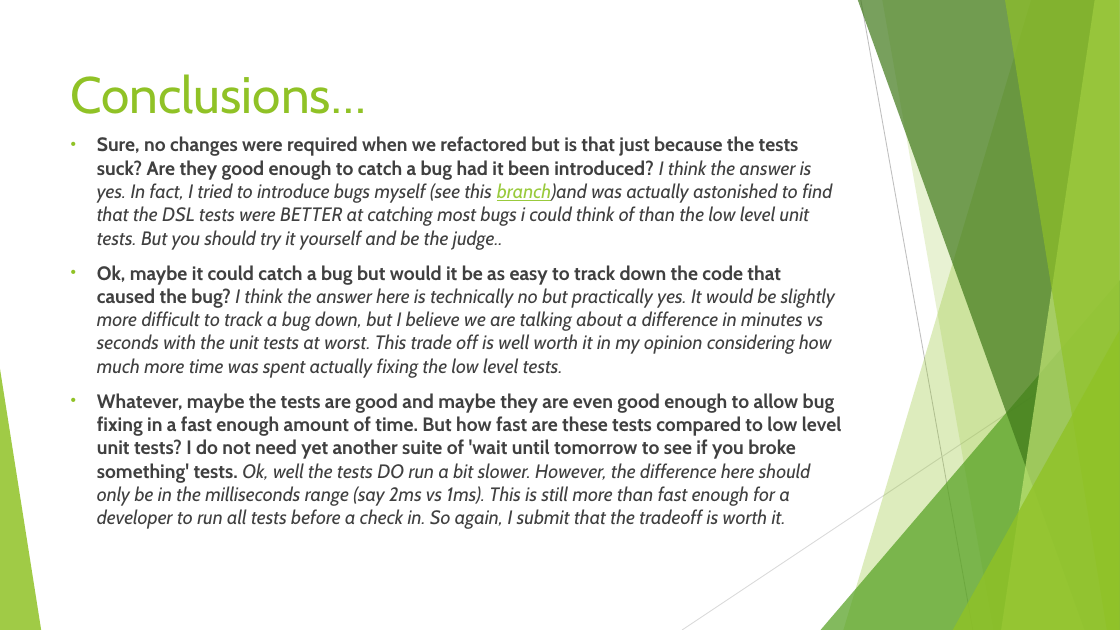
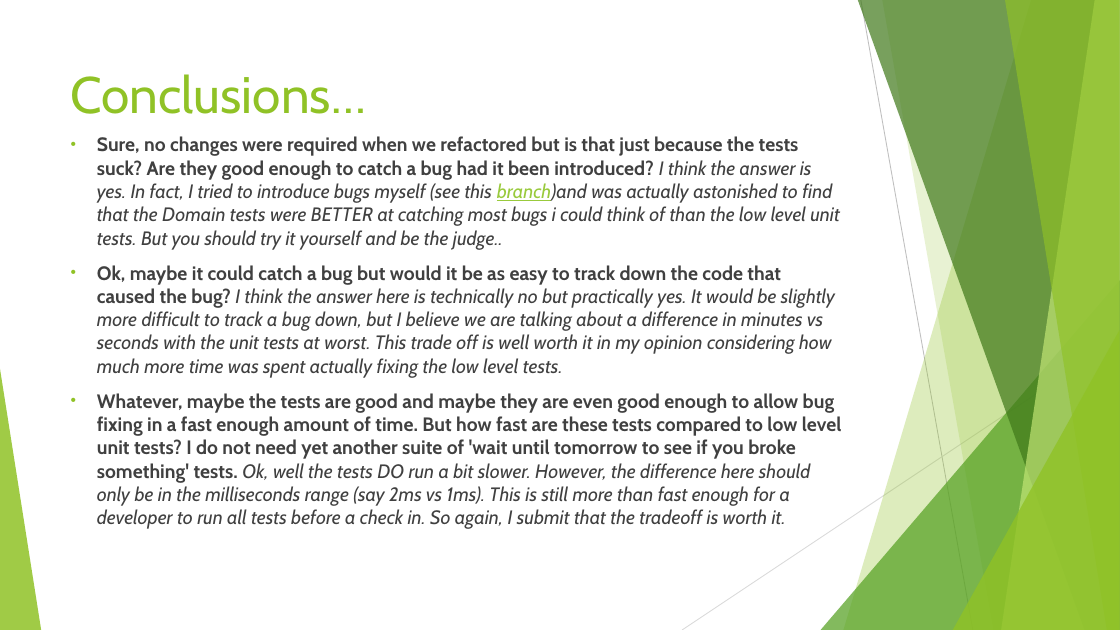
Before and after one commit to softpsyche/TicTacToe, a slide deck: slide 15 of Better testing with Specflow.pptx. Drawn at 1120x630 pixels with LibreOffice and Linux fonts; fonts in the diff are those of the drawing. Boxes give left, top, right and bottom in pixels: in the first picture for what was removed or moved away, otherwise in the second. Text is boxed around its words. In the diff, an @@ line names an element or a change of style, - is before the commit and + after.

```diff
--- a/Better testing with Specflow.pptx
+++ b/Better testing with Specflow.pptx
@@ text at box(97, 136, 840, 250): text changed @@
-• Sure, no changes were required when we refactored but is that just because the tests suck? Are they good enough to catch a bug had it been introduced? I think the answer is yes. In fact, I tried to introduce bugs myself (see this branch)and was actually astonished to find that the DSL tests were BETTER at catching most bugs i could think of than the low level unit tests. But you should try it yourself and be the judge..
+• Sure, no changes were required when we refactored but is that just because the tests suck? Are they good enough to catch a bug had it been introduced? I think the answer is yes. In fact, I tried to introduce bugs myself (see this branch)and was actually astonished to find that the Domain tests were BETTER at catching most bugs i could think of than the low level unit tests. But you should try it yourself and be the judge..
```
Also in this commit, not shown: 1 other slide changed, 1 other file.
